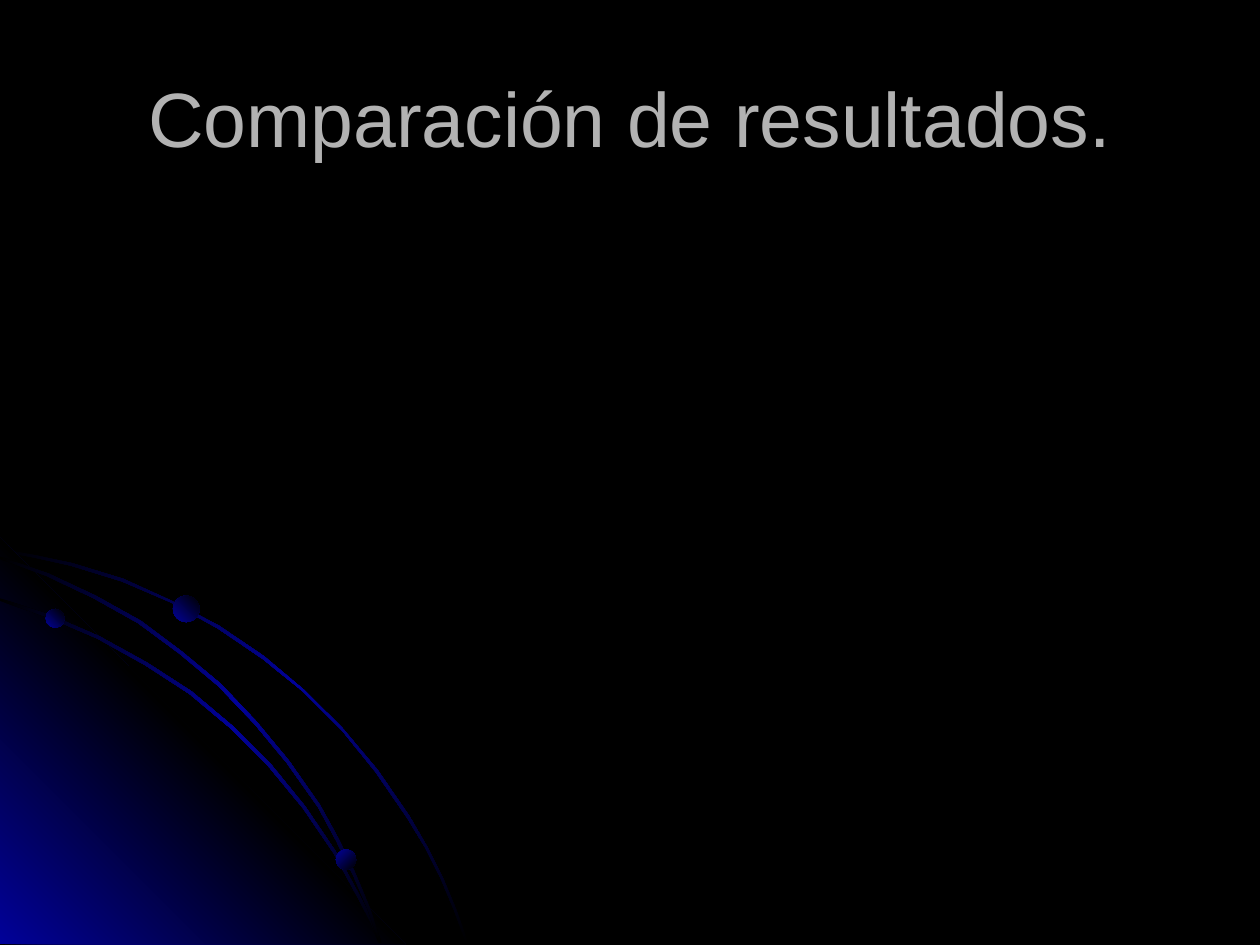
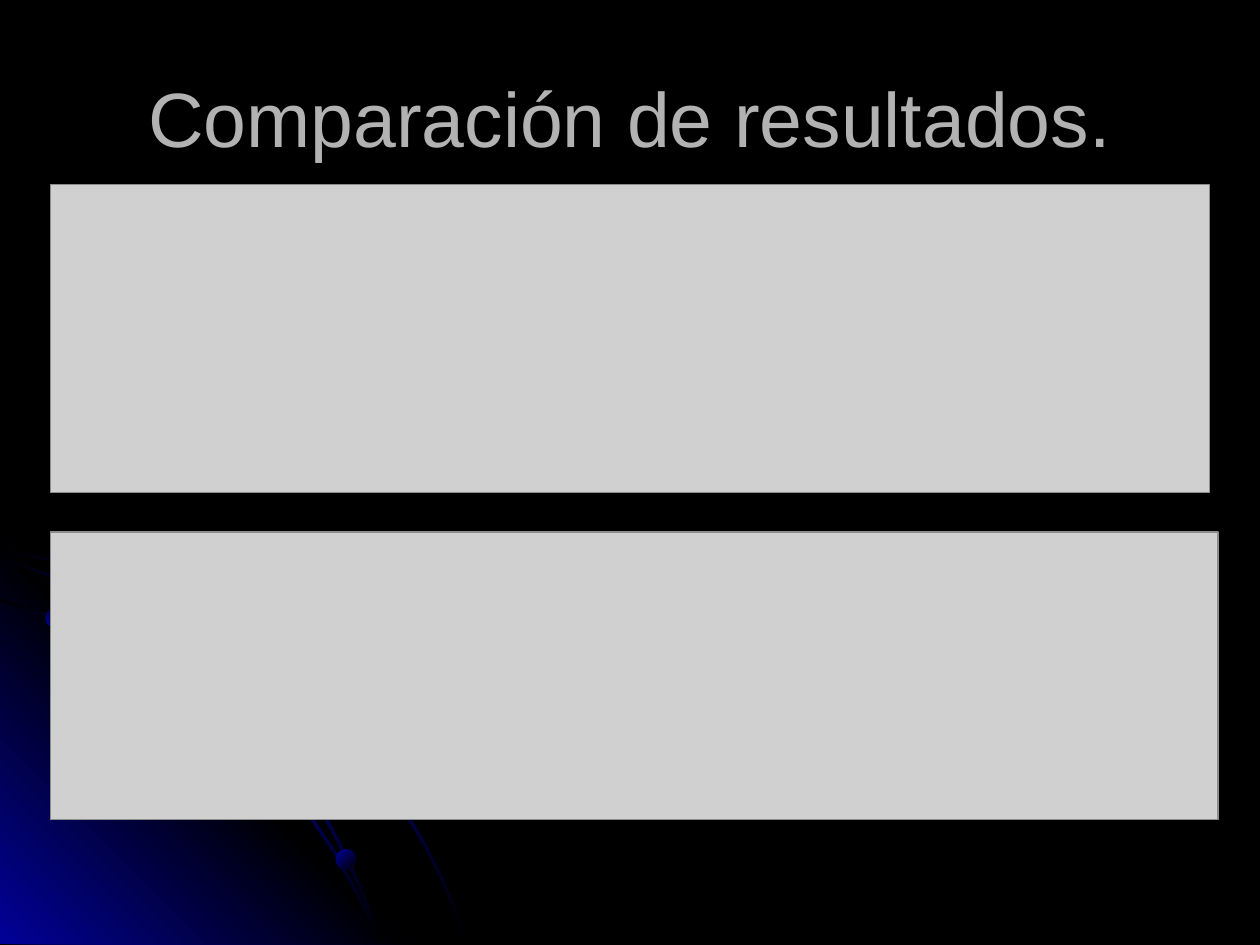
Before and after one commit to obedaguilar/Proyecto1Parcial, a slide deck: slide 5 of Documentos/Presentación2.ppt (slide 6 before the commit). Drawn at 1260x945 pixels with LibreOffice and Linux fonts; fonts in the diff are those of the drawing; grey boxes stand for pictures. Boxes give left, top, right and bottom in pixels: in the first picture for what was removed or moved away, otherwise in the second. Text is boxed around its words. In the diff, an @@ line names an element or a change of style, - is before the commit and + after.

```diff
--- a/Documentos/Presentación2.ppt
+++ b/Documentos/Presentación2.ppt
@@ picture added at (50, 185, 1210, 493) @@
@@ picture added at (50, 532, 1218, 820) @@
@@ ellipse removed at (173, 596, 199, 622) @@
```
Also in this commit, not shown: 2 slides added, 2 slides removed, 1 other file.
